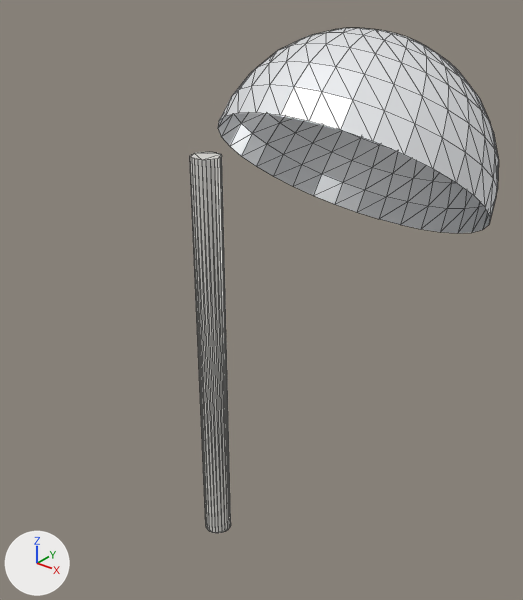
A saved change to the glTF model public/models/antenna.glb.
Before and after are seen from a 50 mm camera at (1.84, -1.96, 2.5) aimed at (-0.09, 0.45, 1.01). Arrows for +X, +Y and +Z are at lower left; the lights stay in place. The picture after the commit comes second. Mesh edges are drawn as thin lines.

In view in the first picture: 'antenna_dish', 'antenna_mast'.
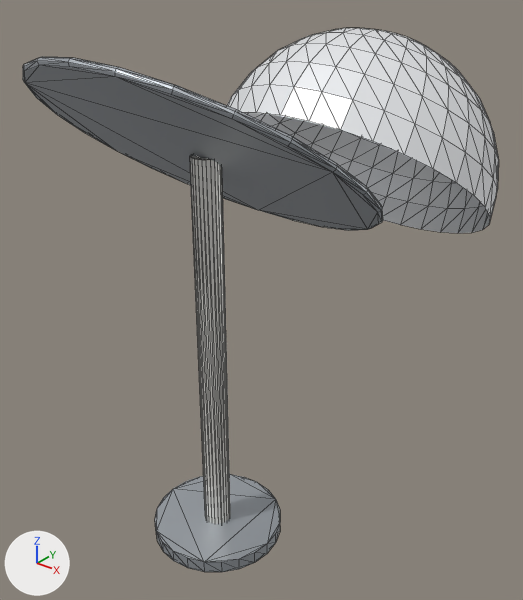
Changed parts and their boxes [x1, y1, x2, y2] in the pictures (523 x 600 px):
'antenna_rim', added
    after: [23, 57, 383, 230]
'antenna_base', added
    after: [155, 474, 280, 572]

The change, as a list of edits to the scene's bpy script:
```text
Add mat_antenna_base:
    mat_antenna_base = principled_material('antenna_base')
    mat_antenna_base.base_color = (0.471, 0.506, 0.545)  # light grey #b7bdc3
    mat_antenna_base.metallic = 0.6
    mat_antenna_base.roughness = 0.35
Add me_cylinder_002:
    me_cylinder_002.from_pydata(...)  # 96 vertices, 188 faces; spans x -0.7..0.7, y -0.576..0.576, z 1.392..2.208
    me_cylinder_002.materials.append(mat_antenna_base)  # light grey #b7bdc3
Add me_cylinder_1:
    me_cylinder_1.from_pydata(...)  # a 24-sided cylinder along z spanning x -0.3..0.3, y -0.3..0.3, z 0.0..0.06
    me_cylinder_1.materials.append(mat_antenna_base)  # light grey #b7bdc3
Add ob_antenna_rim:
    ob_antenna_rim = bpy.data.objects.new('antenna_rim', me_cylinder_002)
    ob_antenna_rim.location = (0.0, 0.0, 0.0)
Add ob_antenna_base:
    ob_antenna_base = bpy.data.objects.new('antenna_base', me_cylinder_1)
    ob_antenna_base.location = (0.0, 0.0, 0.0)
```
